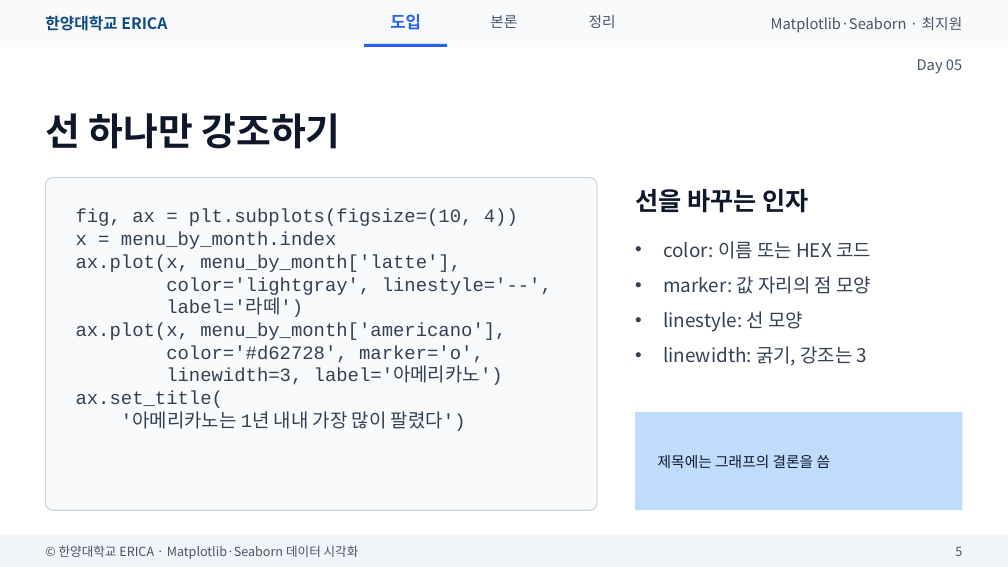
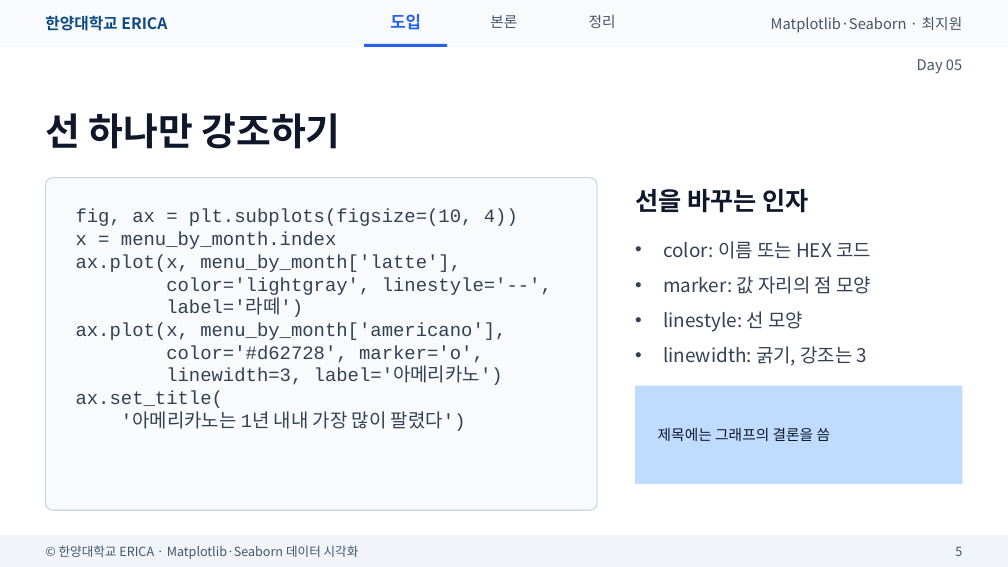
Before and after one commit to wonguwon/generate_lesson, a slide deck: slide 5 of materials/matplotlib-seaborn/ppt/Day05/Day05_꾸미기와여러그래프.pptx. Drawn at 1008x567 pixels with LibreOffice and Linux fonts; fonts in the diff are those of the drawing. Boxes give left, top, right and bottom in pixels: in the first picture for what was removed or moved away, otherwise in the second. Text is boxed around its words. In the diff, an @@ line names an element or a change of style, - is before the commit and + after.

```diff
--- a/materials/matplotlib-seaborn/ppt/Day05/Day05_꾸미기와여러그래프.pptx
+++ b/materials/matplotlib-seaborn/ppt/Day05/Day05_꾸미기와여러그래프.pptx
@@ rectangle: place and size @@
-rectangle at bbox=[635, 412, 963, 510]
+rectangle at bbox=[635, 386, 963, 484]
@@ text "제목에는 그래프의 결론을 씀": place and size @@
-text "제목에는 그래프의 결론을 씀" at bbox=[658, 455, 831, 468]
+text "제목에는 그래프의 결론을 씀" at bbox=[658, 428, 831, 441]
```
Also in this commit, not shown: 6 other slides changed, 1 slide removed, 7 other files.
